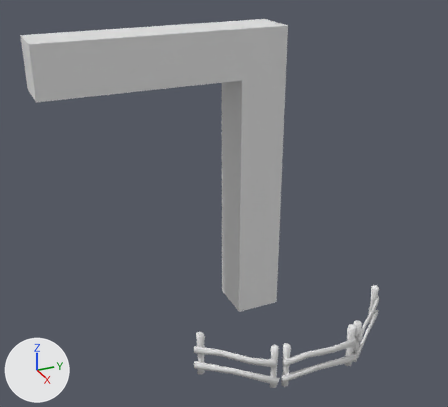
A saved change to the Blender file assets/scene.blend.
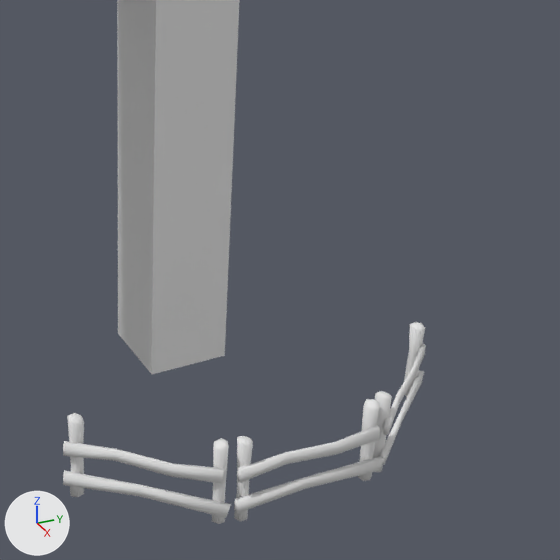
Each version is shown whole from a 50 mm camera at (23.11, -11.74, 16.82) aimed at (1.73, -2.12, 6.13), then close up on the part from 36% to 100% of the width and 30% to 100% of the height. Lighting does not change. The marker at lower left points along +X, +Y and +Z.

In view in the first close-up: 'elbow', 'fence', 'fence.001', 'fence.002'.
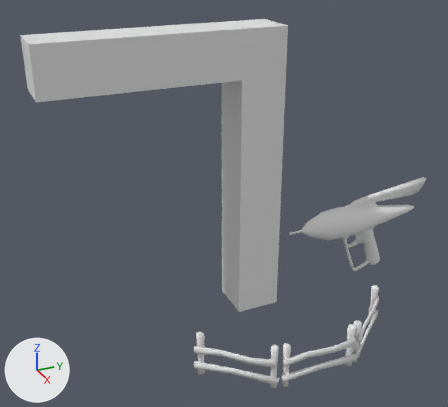
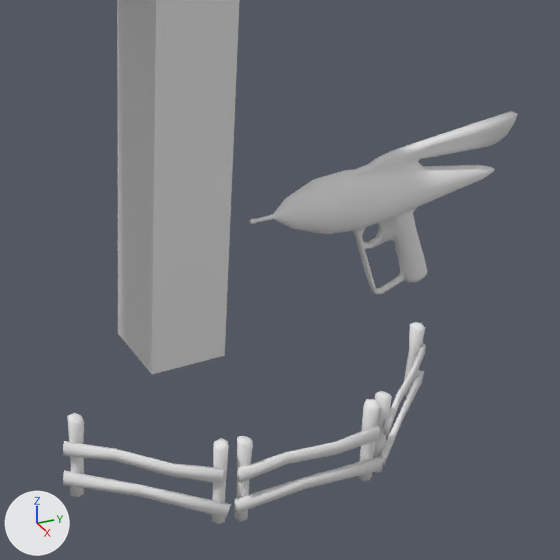
Where the newer file only moved an object's origin or applied its transform, the numbers keep the older frame.

What changed in the scene script:
```text
Add mat_material:
    mat_material = diffuse_material('Material')
    mat_material.base_color = (0.8, 0.8, 0.8)  # white #e7e7e7
Add me_cylinder:
    me_cylinder.from_pydata(...)  # 690 vertices, 766 faces; spans x -0.78..0.78, y -3.89..4.13, z -0.04..4.58
    me_cylinder.polygons.foreach_set('use_smooth', [True] * 766)
    me_cylinder.materials.append(mat_material)  # white #e7e7e7
Add ob_raygun:
    ob_raygun = bpy.data.objects.new('raygun', me_cylinder)
    ob_raygun.location = (0.0, 6.0, 0.0)
```

Location of each change, [x1, y1, x2, y2] in pixels of the close-ups (560 x 560 px):
'raygun', added: after [250, 111, 518, 294]
